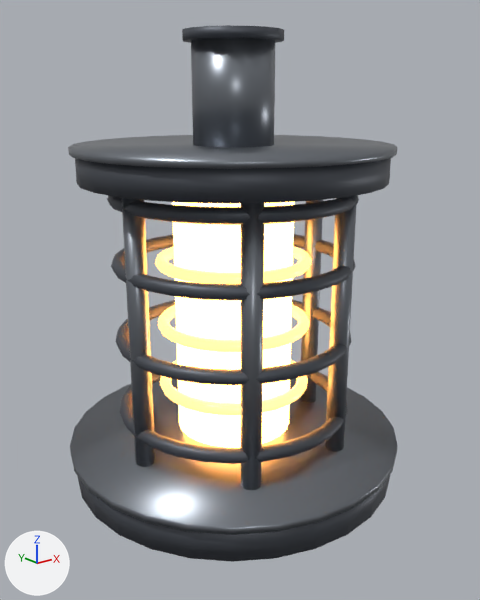
A saved change to the glTF model assets/models/reactor.glb.
One viewpoint serves both versions: a camera (50 mm lens) standing at (-3.1, -3.96, 2.99) and looking at (-0.01, -0.09, 1.45). Lighting does not change. The marker at lower left points along +X, +Y and +Z. The older version comes first.

Objects in the first picture: 'reactor'.
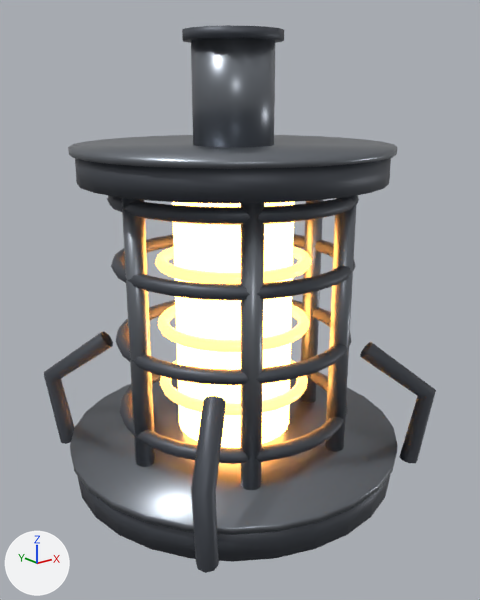
Changed parts and their boxes [x1, y1, x2, y2] in the pictures (480 x 600 px):
'reactor', reshaped (19% wider)
    before: [68, 25, 398, 562]
    after: [44, 25, 436, 573]
part 1 of me_base, added
    after: [44, 332, 113, 444]
part 2 of me_base, added
    after: [191, 396, 226, 573]
part 3 of me_base, added
    after: [360, 342, 436, 463]

The change, as a list of edits to the scene's bpy script:
```text
Change me_base:
    used by ob_reactor; location = (0.0, 0.0, 0.13)
    remove me_base.from_pydata(...)  # 2026 vertices, 4000 faces; spans x -1.34..1.34, y -1.34..1.34, z -0.13..3.27
    add me_base.from_pydata(...)  # 2122 vertices, 4128 faces; spans x -1.34..1.34, y -1.34..1.34, z -0.13..3.27
    me_base part 1: a new loose piece of 24 vertices spanning x -1.17..-0.68, y 0.68..1.17, z -0.04..0.98, in mat_reactordark (dark grey #555961)
    me_base part 2: a new loose piece of 24 vertices spanning x -1.17..-0.68, y -1.17..-0.68, z -0.04..0.98, in mat_reactordark (dark grey #555961)
    me_base part 3: a new loose piece of 24 vertices spanning x 0.68..1.17, y -1.17..-0.68, z -0.04..0.98, in mat_reactordark (dark grey #555961)
    other edits to the shape of me_base do not show in these pictures
```
